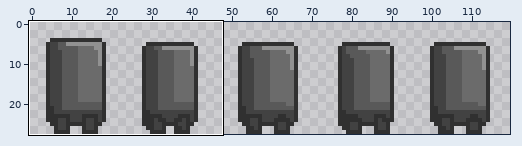
Sprite sheet -- diplom/Assets/CourseAssets/Textures/Sprites/Enemies/SlimeBlock/SlimeBlockIdleUp.png. Above, an overview of the earlier version with the close-up marked.
Close-up. Old version:
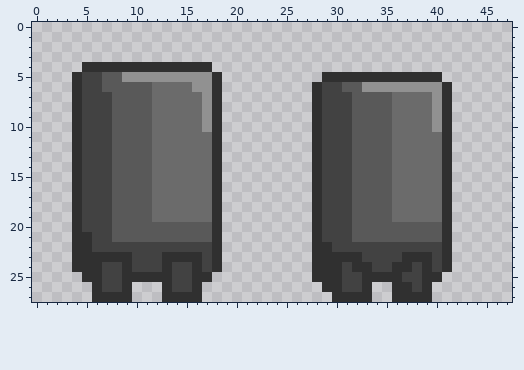
The file is 120x28 pixels. Colours within 5 levels of each other are drawn and written as one. Shown: x 0..47, y 0..27. The commit also changed other parts of the picture, which this record leaves out.
After the commit:
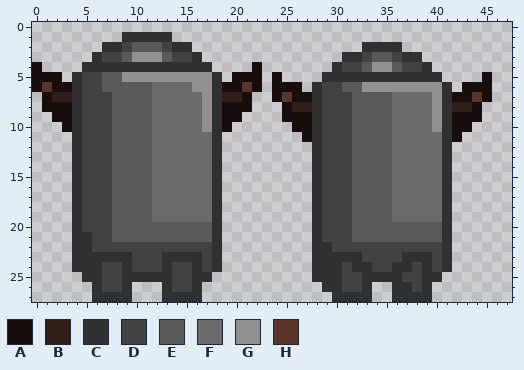
Palette (. is transparent): A #160d0c  B #301e1a  C #303030  D #424242  E #595959  F #6b6b6b  G #919191  H #5b342b
Difference:
y 1: x 9..13 ..... -> CCCCC
y 2: x 7..15 ......... -> CCDEEEDCC; x 33..36 .... -> CCCC
y 3: x 6..16 ........... -> CDDEGGGEDDC; x 31..38 ........ -> CCDEEDCC
y 4: x 0 . -> A; x 22 . -> A; x 30..39 .......... -> CDDEGGEDDC
y 5: x 0..2 ... -> AAA; x 20..22 ... -> AAA; x 24 . -> A; x 45 . -> A
y 6: x 0..3 .... -> AHAA; x 19..22 .... -> AAHA; x 24..26 ... -> AAA; x 43..45 ... -> AAA
y 7: x 1..3 ... -> ABB; x 19..21 ... -> BBA; x 24..27 .... -> AHAA; x 42..45 .... -> AAHA
y 8: x 1..3 ... -> AAA; x 19..21 ... -> AAA; x 25..27 ... -> ABB; x 42..44 ... -> BBA
y 9: x 2..3 .. -> AA; x 19..20 .. -> AA; x 25..27 ... -> AAA; x 42..44 ... -> AAA
y 10: x 3 . -> A; x 19 . -> A; x 26..27 .. -> AA; x 42..43 .. -> AA
y 11: x 27 . -> A; x 42 . -> A
